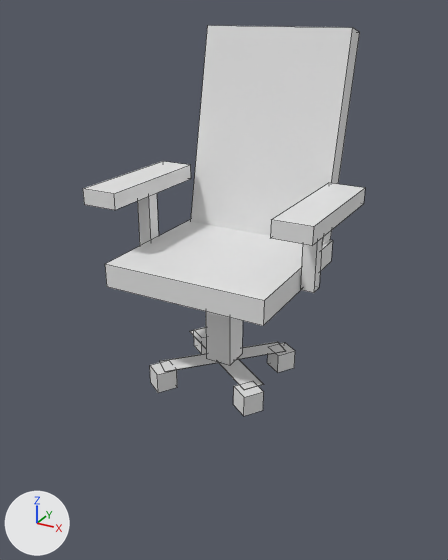
One commit to the FBX model Drug Office/Assets/Graphic Assets/krzesloooo .fbx: the scene before it, then after it.
Rendered twice from a 50 mm camera at (3.48, -5.8, 6.26) aimed at (0.0, 0.53, 3.1). The lights are fixed; the arrows at lower left show +X, +Y and +Z. Mesh edges are drawn as thin lines. Where no turn or scale is listed for an object, it has been applied to the vertices.
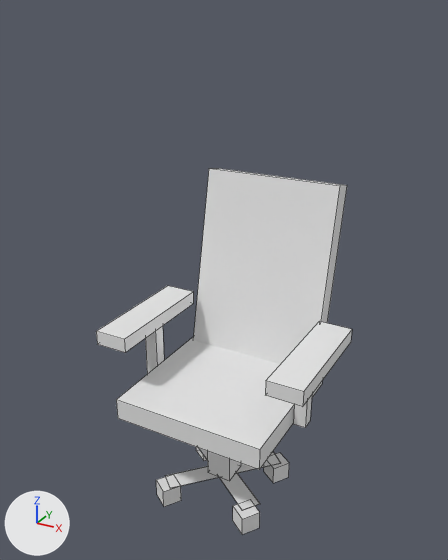
Diff of the bpy script that builds the scene:
```diff
--- a/Drug Office/Assets/Graphic Assets/krzesloooo .fbx.py
+++ b/Drug Office/Assets/Graphic Assets/krzesloooo .fbx.py
@@ me_cube @@
 # verts and faces of me_cube; kept vertices keep their numbers, new ones are numbered from 8
-me_cube.from_pydata(...)  # 8 vertices, 6 faces; spans x -1.0..1.0, y -1.0..1.0, z -0.14..0.14
-me_cube.materials.append(mat_material)  # white #e7e7e7
+me_cube.from_pydata(...)  # 104 vertices, 78 faces; spans x -1.4..1.4, y -1.0..1.57, z -1.57..2.6
+# me_cube part 1: a new loose piece, a box spanning x -0.17..0.17, y -0.17..0.17, z -1.3..-0.04, in mat_material_003 (white #e7e7e7)
+# me_cube part 2: a new loose piece, a box spanning x -1.18..-1.01, y -0.09..0.09, z -0.06..0.82, in mat_material_003 (white #e7e7e7)
+# me_cube part 3: a new loose piece, a box spanning x 1.02..1.18, y -0.08..0.08, z -0.1..0.86, in mat_material_003 (white #e7e7e7)
+# me_cube part 4: the loose piece of 8 vertices spanning x -1.0..1.0, y -1.0..1.0, z -0.14..0.14 is copied, and the copy is scaled about its middle by (0.22, 0.811, 0.669), then moved by (-1.18, 0.0, 0.82), in mat_material_003 (white #e7e7e7); it spans x -1.4..-0.96, y -0.81..0.81, z 0.72..0.92
+# me_cube part 5: the loose piece of 8 vertices spanning x -1.0..1.0, y -1.0..1.0, z -0.14..0.14 is copied, and the copy is scaled about its middle by (0.22, 0.811, 0.669), then moved by (1.18, 0.0, 0.82), in mat_material_003 (white #e7e7e7); it spans x 0.96..1.4, y -0.81..0.81, z 0.72..0.92
+# me_cube part 6
+# 32 vertices are added at x -0.75..0.79, y -0.78..0.72, z -1.57..-1.29
+# 8 new vertices lie (0.15, 0.21, 0.0) away from vertices in x -0.75..0.58, y -0.63..0.36, z -1.57..-1.29
+# 8 new vertices lie (0.0, 0.0, 0.25) away from vertices in x -0.73..0.74, y 0.29..0.72, z -1.56
+# 36 new faces join them
+# me_cube part 7
+verts[48] = (-0.95, 1.0, -0.15)
+verts[49] = (-0.95, 0.73, -0.09)
+verts[50] = (-0.95, 1.29, 2.6)  # pixel (209, 168)
+verts[51] = (-0.95, 1.57, 2.55)  # pixel (218, 168)
+for new, old in zip([*range(52, 56)], [*range(48, 52)]): verts[new] = verts[old] + (1.9, 0.0, 0.0)
+faces += [(49, 53, 54, 50), (52, 55, 54, 53), (48, 51, 55, 52), (48, 52, 53, 49), (50, 54, 55, 51), (48, 49, 50, 51)]
+me_cube.materials.append(mat_material_003)  # white #e7e7e7
@@ ob_cube_003 @@
-ob_cube_003 = bpy.data.objects.new('Cube.003', me_cube_003)
@@ ob_cube_004 @@
-ob_cube_004 = bpy.data.objects.new('Cube.004', me_cube_004)
@@ ob_cube_008 @@
-ob_cube_008 = bpy.data.objects.new('Cube.008', me_cube_008)
@@ ob_cube_001 @@
-ob_cube_001 = bpy.data.objects.new('Cube.001', me_cube_001)
@@ ob_cube_007 @@
-ob_cube_007 = bpy.data.objects.new('Cube.007', me_cube_007)
@@ ob_cube_011 @@
-ob_cube_011 = bpy.data.objects.new('Cube.011', me_cube_011)
@@ ob_cube @@
 ob_cube = bpy.data.objects.new('Cube', me_cube)
-ob_cube.location = (0.14, 0.29, 3.44)
+ob_cube.location = (0.14, 0.29, 1.61)
@@ ob_cube_009 @@
-ob_cube_009 = bpy.data.objects.new('Cube.009', me_cube_009)
@@ ob_cube_005 @@
-ob_cube_005 = bpy.data.objects.new('Cube.005', me_cube_005)
@@ ob_cube_002 @@
-ob_cube_002 = bpy.data.objects.new('Cube.002', me_cube_002)
@@ ob_cube_006 @@
-ob_cube_006 = bpy.data.objects.new('Cube.006', me_cube_006)
@@ ob_cube_010 @@
-ob_cube_010 = bpy.data.objects.new('Cube.010', me_cube_010)
@@ ob_cube_012 @@
-ob_cube_012 = bpy.data.objects.new('Cube.012', me_cube_012)
```

Changed parts and their boxes [x1, y1, x2, y2] in the pictures (448 x 560 px):
'Cube', reshaped, moved (12% wider, 240% taller): before [105, 219, 333, 326]; after [96, 168, 352, 534]
'Cube.001', deleted: before [191, 25, 360, 245]
'Cube.008', deleted: before [270, 183, 365, 246]
'Cube.006', deleted: before [83, 161, 191, 210]
'Cube.002', deleted: before [206, 312, 243, 365]
'Cube.007', deleted: before [160, 342, 286, 372]
'Cube.004', deleted: before [300, 238, 322, 293]
'Cube.003', deleted: before [137, 193, 159, 246]
'Cube.005', deleted: before [190, 328, 264, 390]
'Cube.009', deleted: before [233, 385, 264, 416]
'Cube.012', deleted: before [150, 362, 177, 393]
'Cube.010', deleted: before [267, 342, 295, 373]
'Cube.011', deleted: before [194, 327, 206, 354]
part 1 of me_cube, added: after [207, 451, 241, 480]
part 2 of me_cube, added: after [145, 326, 164, 374]
part 3 of me_cube, added: after [293, 395, 312, 428]
part 4 of me_cube, added: after [96, 286, 193, 353]
part 5 of me_cube, added: after [266, 321, 352, 407]
part 6 of me_cube, added: after [156, 447, 289, 534]
part 7 of me_cube, added: after [193, 168, 347, 364]
